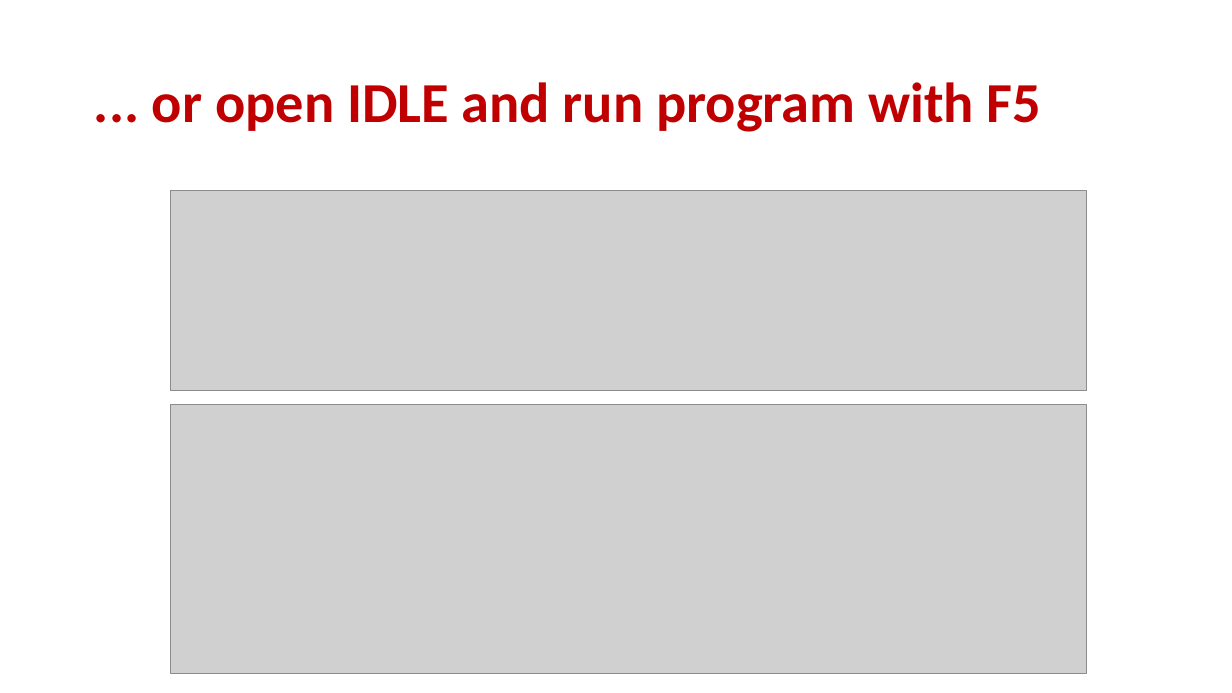
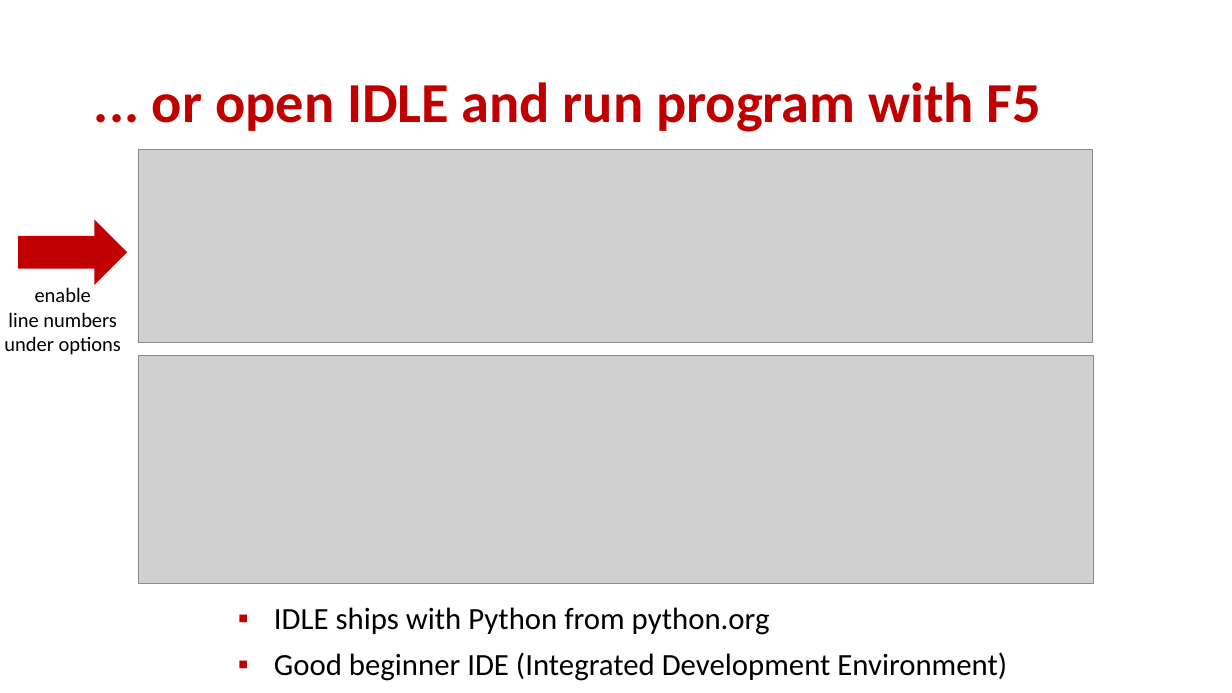
Before and after one commit to gsbrodal/gsbrodal.github.io, a slide deck: slide 51 of ipsa/slides/introduction.pptx. Drawn at 1232x693 pixels with LibreOffice and Linux fonts; fonts in the diff are those of the drawing; grey boxes stand for pictures. Boxes give left, top, right and bottom in pixels: in the first picture for what was removed or moved away, otherwise in the second. Text is boxed around its words. In the diff, an @@ line names an element or a change of style, - is before the commit and + after.

```diff
--- a/ipsa/slides/introduction.pptx
+++ b/ipsa/slides/introduction.pptx
@@ picture: place and size @@
-picture at bbox=[170, 190, 1087, 391]
+picture at bbox=[139, 149, 1092, 343]
@@ down arrow added at bbox=[18, 220, 127, 285], fill #C00000 @@
@@ text added at bbox=[4, 287, 121, 355], 16 pt, text #000000 @@
+enable
+line numbers under options
@@ picture: place and size @@
-picture at bbox=[170, 405, 1087, 674]
+picture at bbox=[139, 355, 1093, 583]
@@ text added at bbox=[274, 607, 1007, 681], 24 pt, text #000000 @@
+▪ IDLE ships with Python from python.org
+▪ Good beginner IDE (Integrated Development Environment)
```
Also in this commit, not shown: 2 other slides changed, 6 other files.
